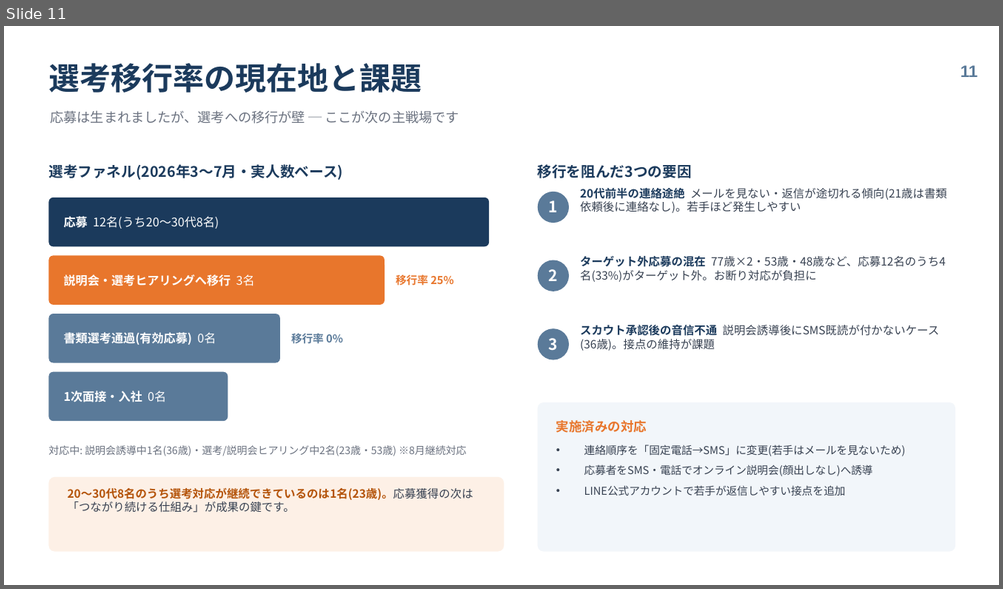
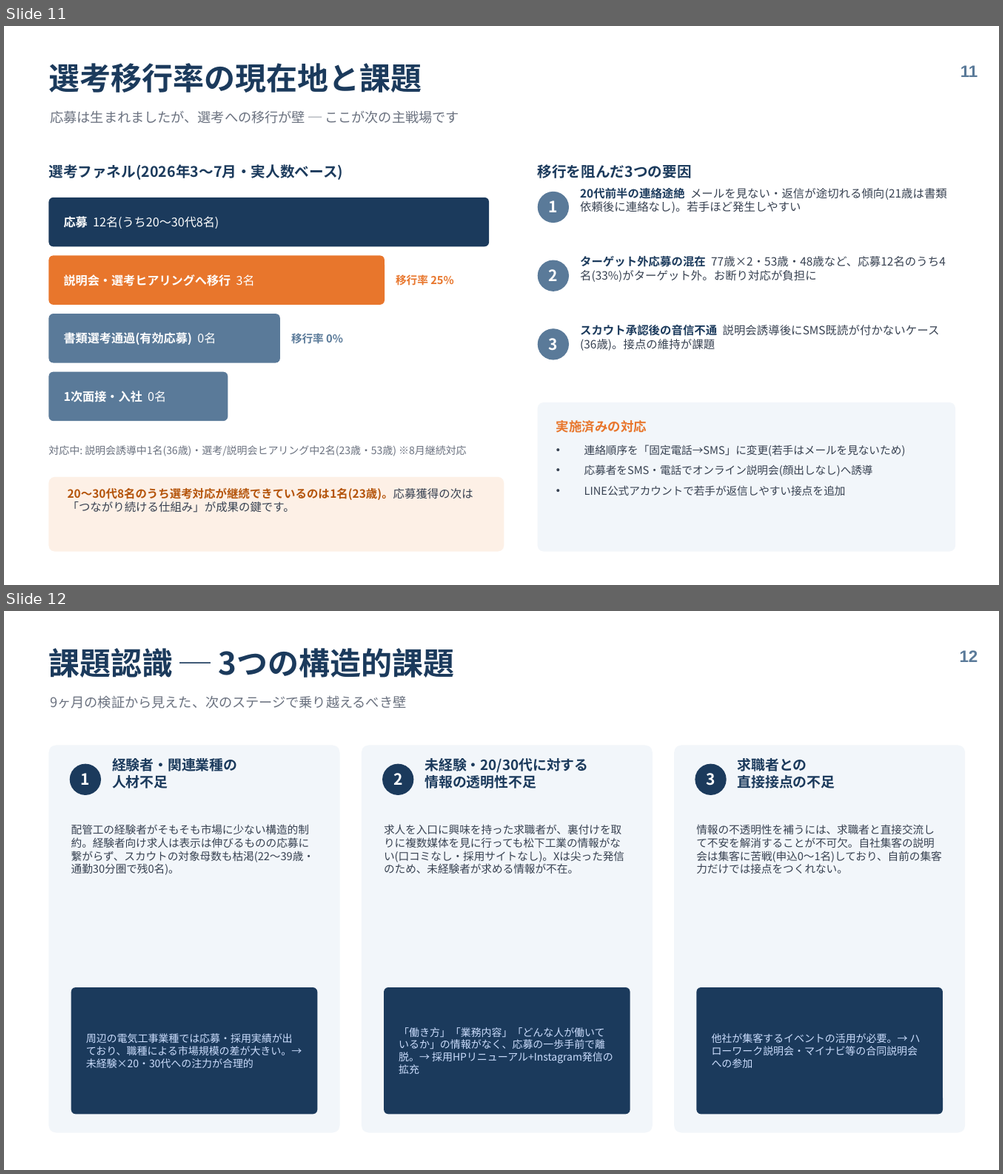
Before and after one commit to talenco0701/agency-agents, a slide deck: reports/matsushita-kogyo/松下工業様_採用強化支援_総括レポート.pptx. Shown one above the other, each under a label of ours: slide 11 before the commit, slides 11 and 12 after it. The pictures are 1003x589 and 1003x1174 pixels, drawn with LibreOffice and Linux fonts; fonts in the diff are those of the drawing. Boxes give left, top, right and bottom in pixels: in the first picture for what was removed or moved away, otherwise in the second. Text is boxed around its words. In the diff, an @@ line names an element or a change of style, - is before the commit and + after.

```diff
--- a/reports/matsushita-kogyo/松下工業様_採用強化支援_総括レポート.pptx
+++ b/reports/matsushita-kogyo/松下工業様_採用強化支援_総括レポート.pptx
@@ slide 12 added at (4, 611, 999, 1170), background #FFFFFF @@
@@ text added at (48, 648, 454, 678), 30 pt, text #1B3A5C, bold @@
+課題認識 ─ 3つの構造的課題
@@ text added at (959, 650, 978, 662), 16 pt, text #5A7A99, bold @@
+12
@@ text added at (50, 696, 406, 709), 13 pt, text #6B7280 @@
+9ヶ月の検証から見えた、次のステージで乗り越えるべき壁
@@ rounded rectangle added at (48, 745, 340, 1133), fill #F2F6FA @@
@@ ellipse added at (70, 764, 101, 795), fill #1B3A5C @@
@@ text added at (112, 758, 237, 789), 13.5 pt, text #1B3A5C, bold @@
+経験者・関連業種の
+人材不足
@@ rounded rectangle added at (361, 745, 652, 1133), fill #F2F6FA @@
@@ ellipse added at (382, 764, 414, 795), fill #1B3A5C @@
@@ text added at (424, 758, 588, 789), 13.5 pt, text #1B3A5C, bold @@
+未経験・20/30代に対する
+情報の透明性不足
@@ rounded rectangle added at (674, 745, 965, 1133), fill #F2F6FA @@
@@ ellipse added at (695, 764, 726, 795), fill #1B3A5C @@
@@ text added at (737, 758, 835, 789), 13.5 pt, text #1B3A5C, bold @@
+求職者との
+直接接点の不足
@@ text added at (81, 773, 90, 785), 15 pt, text #FFFFFF, bold @@
+1
@@ text added at (393, 773, 402, 785), 15 pt, text #FFFFFF, bold @@
+2
@@ text added at (706, 773, 714, 786), 15 pt, text #FFFFFF, bold @@
+3
@@ text added at (71, 824, 314, 875), 10.5 pt, text #374151 @@
+配管工の経験者がそもそも市場に少ない構造的制約。経験者向け求人は表示は伸びるものの応募に繋がらず、スカウトの対象母数も枯渇(22〜39歳・通勤30分圏で残0名)。
@@ text added at (384, 824, 624, 874), 10.5 pt, text #374151 @@
+求人を入口に興味を持った求職者が、裏付けを取りに複数媒体を見に行っても松下工業の情報がない(口コミなし・採用サイトなし)。Xは尖った発信のため、未経験者が求める情報が不在。
@@ text added at (696, 824, 942, 874), 10.5 pt, text #374151 @@
+情報の不透明性を補うには、求職者と直接交流して不安を解消することが不可欠。自社集客の説明会は集客に苦戦(申込0〜1名)しており、自前の集客力だけでは接点をつくれない。
@@ rounded rectangle added at (71, 988, 317, 1115), fill #1B3A5C @@
@@ rounded rectangle added at (384, 988, 630, 1115), fill #1B3A5C @@
@@ rounded rectangle added at (697, 988, 942, 1115), fill #1B3A5C @@
@@ text added at (398, 1028, 613, 1064), 10 pt, text #CADCFC @@
+「働き方」「業務内容」「どんな人が働いているか」の情報がなく、応募の一歩手前で離脱。→ 採用HPリニューアル+Instagram発信の拡充
@@ text added at (86, 1034, 302, 1068), 10 pt, text #CADCFC @@
+周辺の電気工事業種では応募・採用実績が出ており、職種による市場規模の差が大きい。→ 未経験×20・30代への注力が合理的
@@ text added at (711, 1034, 920, 1068), 10 pt, text #CADCFC @@
+他社が集客するイベントの活用が必要。→ ハローワーク説明会・マイナビ等の合同説明会への参加
```
Also in this commit, not shown: 3 slides changed, 1 other file.
